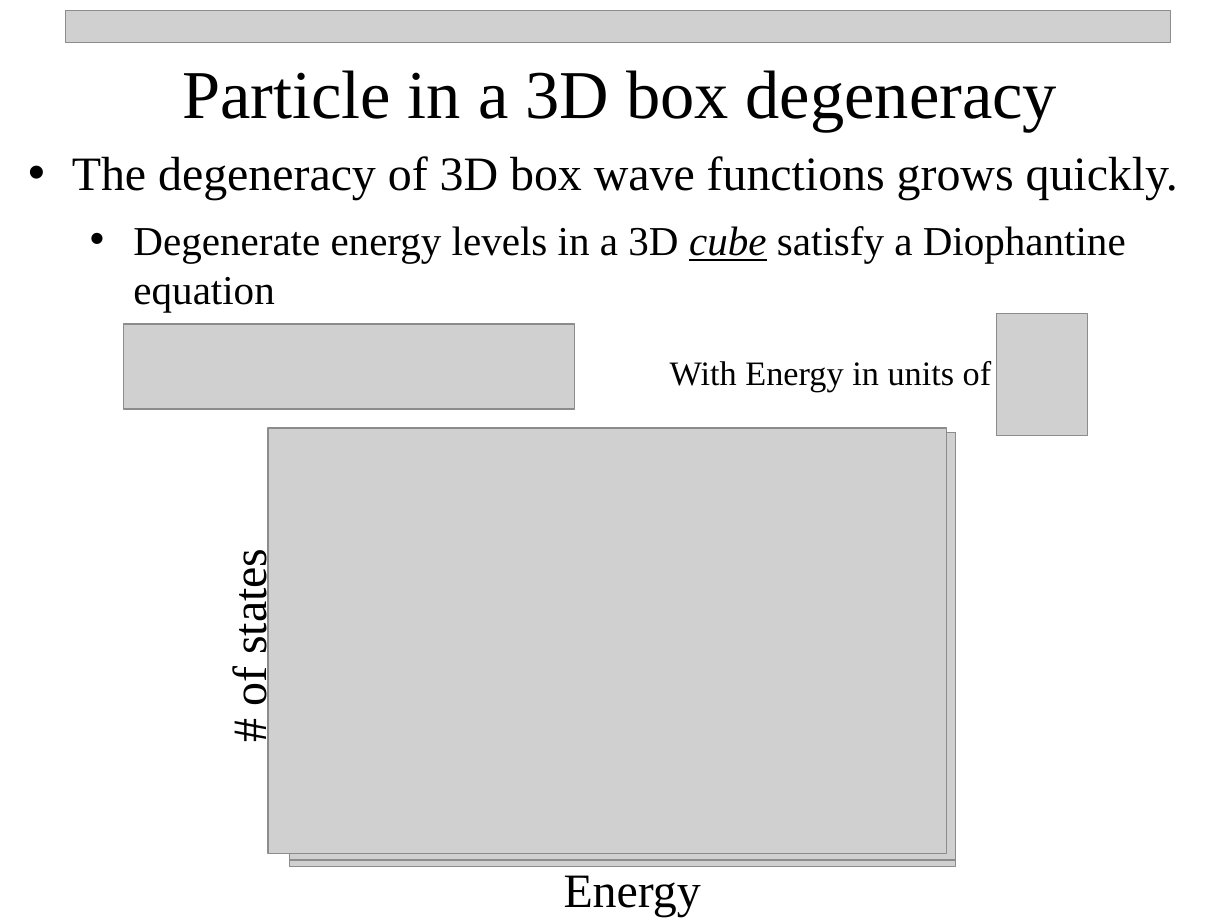
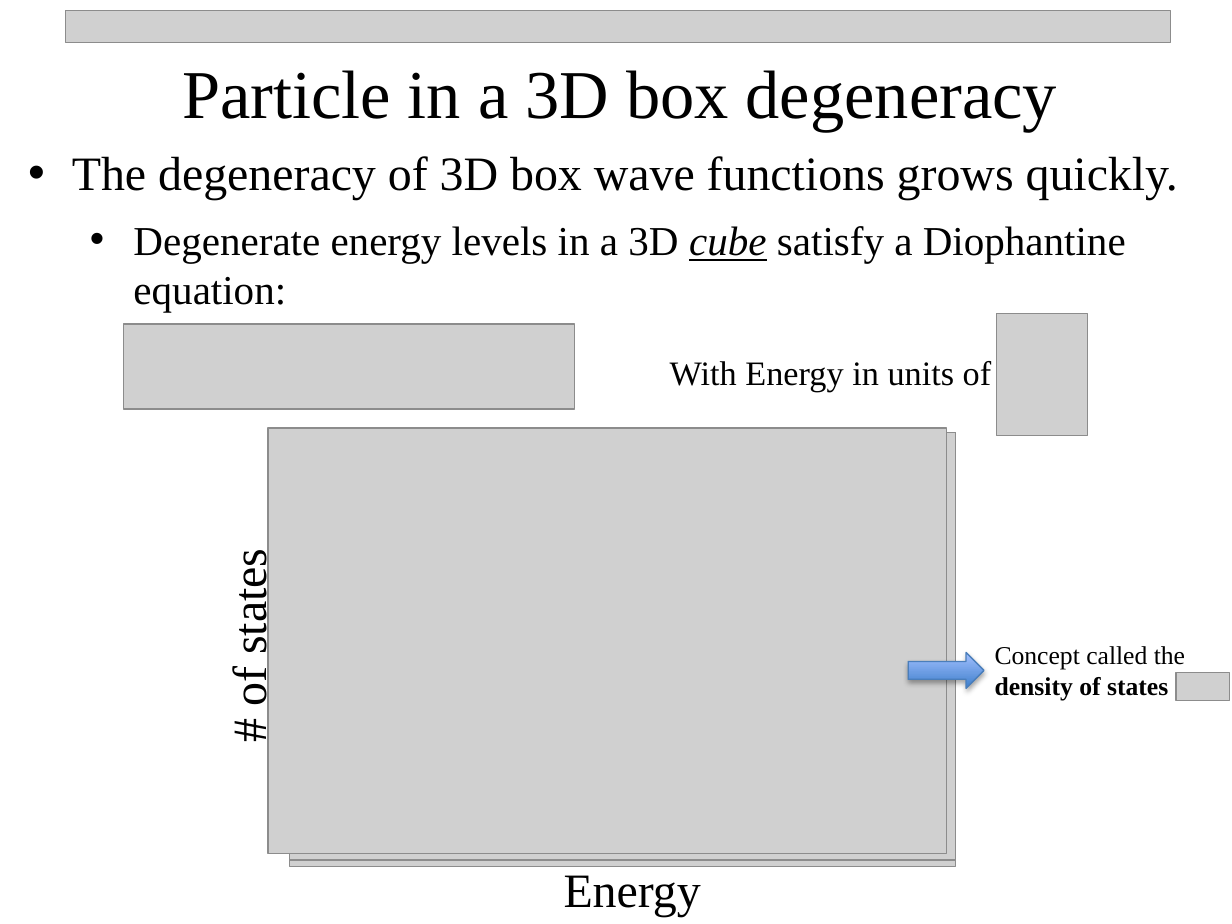
Before and after one commit to npetraco/CHE302, a slide deck: slide 27 of Notes/5_particle_box.pptx. Drawn at 1232x924 pixels with LibreOffice and Linux fonts; fonts in the diff are those of the drawing; grey boxes stand for pictures; background and template pictures are left out. Boxes give left, top, right and bottom in pixels: in the first picture for what was removed or moved away, otherwise in the second. Text is boxed around its words. In the diff, an @@ line names an element or a change of style, - is before the commit and + after.

```diff
--- a/Notes/5_particle_box.pptx
+++ b/Notes/5_particle_box.pptx
@@ text at [133,226,1126,312]: text changed @@
-  • Degenerate energy levels in a 3D cube satisfy a Diophantine equation
+  • Degenerate energy levels in a 3D cube satisfy a Diophantine equation:
@@ right arrow added at [908,653,984,689], fill gradient #3F80CE to #A4C4FF, outline #4B7EBC 0.75 pt @@
@@ text added at [995,646,1185,701], 15 pt, text #000000 @@
+Concept called the density of states
@@ picture added at [1175,673,1230,700] @@
```
Also in this commit, not shown: 3 other slides changed, 2 other files.
